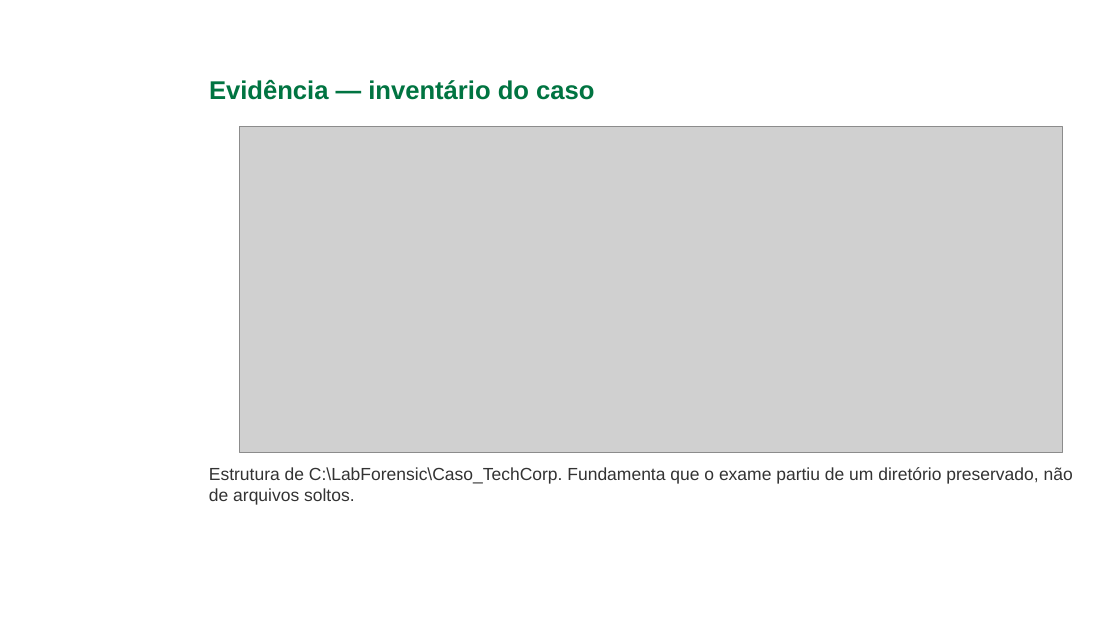
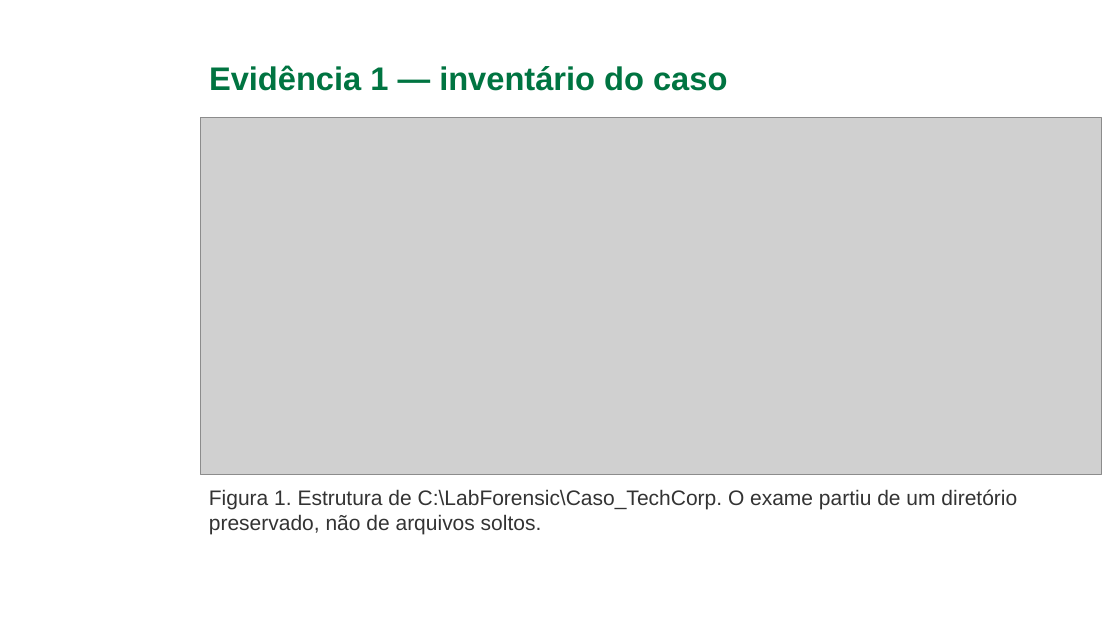
Before and after one commit to gabriellucasalves/Nexus-interprise, a slide deck: slide 17 of docs/caso-techcorp/Nexus_Apresentacao_Caso_TechCorp_Ajustada_Final.pptx (slide 7 before the commit). Drawn at 1120x630 pixels with LibreOffice and Linux fonts; fonts in the diff are those of the drawing; grey boxes stand for pictures; background and template pictures are left out. Boxes give left, top, right and bottom in pixels: in the first picture for what was removed or moved away, otherwise in the second. Text is boxed around its words. In the diff, an @@ line names an element or a change of style, - is before the commit and + after.

```diff
--- a/docs/caso-techcorp/Nexus_Apresentacao_Caso_TechCorp_Ajustada_Final.pptx
+++ b/docs/caso-techcorp/Nexus_Apresentacao_Caso_TechCorp_Ajustada_Final.pptx
@@ title at [209,65,727,91]: text changed; size 22 to 28 pt @@
-Evidência — inventário do caso
+Evidência 1 — inventário do caso
@@ picture: place and size @@
-picture at [239,127,1062,453]
+picture at [201,118,1102,475]
@@ text at [209,489,1017,534]: text changed; size 15 to 18 pt @@
-Estrutura de C:\LabForensic\Caso_TechCorp. Fundamenta que o exame partiu de um diretório preservado, não de arquivos soltos.
+Figura 1. Estrutura de C:\LabForensic\Caso_TechCorp. O exame partiu de um diretório preservado, não de arquivos soltos.
```
Also in this commit, not shown: 27 other slides changed, 13 slides added, 2 slides removed, 1 other file.
